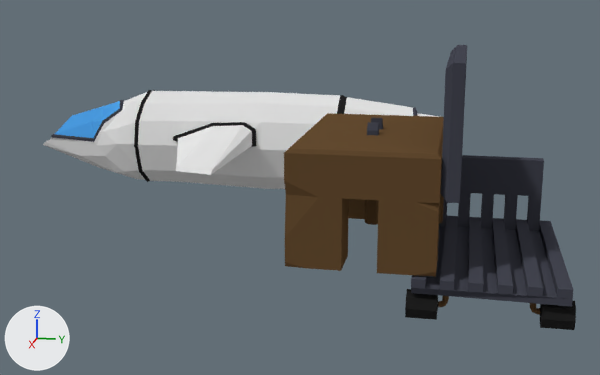
Before and after pictures for a commit that changed the Blender file Blender/Scene/Space.blend.
Before and after are seen from a camera (50 mm lens) standing at (15.04, 1.61, 3.86) and looking at (-5.7, -2.54, -1.33). Arrows for +X, +Y and +Z are at lower left; the lights stay in place.

The scene before the commit, as lines of its bpy script (objects in view):
```python
ob_hammer = bpy.data.objects.new('Hammer', me_cube_018)
ob_hammer.location = (0.0, 0.0, 0.0)
ob_hautchariot = bpy.data.objects.new('HautChariot', me_cube_002)
ob_hautchariot.location = (0.03, 2.14, -0.94)
ob_key = bpy.data.objects.new('Key', me_cube_019)
ob_key.location = (0.0, 0.0, 0.0)
ob_poignéechariot = bpy.data.objects.new('PoignéeChariot', me_cube_004)
ob_poignéechariot.location = (-1.828, 2.138, -0.278)
ob_poignéechariot.rotation_euler = (1.571, 0.0, 1.571)  # degrees (90, 0, 90)
ob_roues = bpy.data.objects.new('Roues', me_cylinder_020)
ob_roues.location = (-1.59, 1.28, -1.36)
ob_roues.rotation_euler = (1.571, 0.0, 0.0)  # degrees (90, 0, 0)
ob_roues_002 = bpy.data.objects.new('Roues.002', me_cylinder_025)
ob_roues_002.location = (-1.59, 1.28, -1.36)
ob_roues_002.rotation_euler = (1.571, 0.0, 0.0)  # degrees (90, 0, 0)
ob_wheelsupport = bpy.data.objects.new('WheelSupport', me_cylinder_001)
ob_wheelsupport.location = (-1.58, 1.44, -1.05)
ob_wheelsupport.rotation_euler = (1.571, 0.0, 0.0)  # degrees (90, 0, 0)
ob_wheelsupport_002 = bpy.data.objects.new('WheelSupport.002', me_cylinder_022)
ob_wheelsupport_002.location = (-1.58, 1.44, -1.05)
ob_wheelsupport_002.rotation_euler = (1.571, 0.0, 0.0)  # degrees (90, 0, 0)
# also in view: 'LeftWing' at (-5.09, -5.2, -0.24); 'PlaqueEtablit' at (-0.1, 1.43, 1.54); 'Reactor' at (-8.6, -0.33, -0.62); 'HautEtablit' at (-0.06, 0.0, 0.83); 'CockPit' at (-8.35, -9.26, -0.57)
```
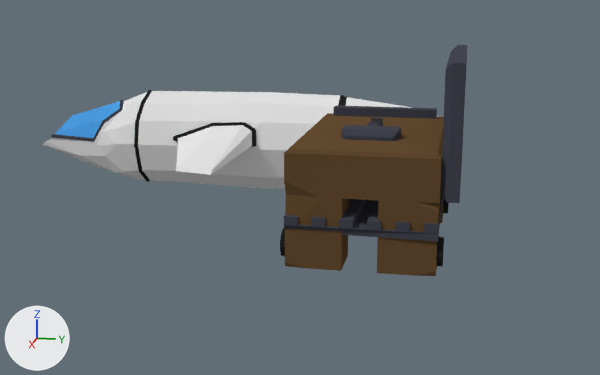
The change, as a diff of the scene's bpy script:
```diff
--- a/Blender/Scene/Space.blend.py
+++ b/Blender/Scene/Space.blend.py
@@ ob_hammer @@
 ob_hammer.location = (0.0, 0.0, 0.0)
-ob_hammer.hide_set(True)
@@ ob_hautchariot @@
 ob_hautchariot = bpy.data.objects.new('HautChariot', me_cube_002)
-ob_hautchariot.location = (0.03, 2.14, -0.94)
+ob_hautchariot.location = (0.0, 0.0, 0.0)
@@ ob_poignéechariot @@
 ob_poignéechariot = bpy.data.objects.new('PoignéeChariot', me_cube_004)
+ob_poignéechariot.parent = ob_hautchariot
+ob_poignéechariot.matrix_parent_inverse = Matrix(((1.0, 0.0, 0.0, -0.0294), (0.0, 1.0, 0.0, -2.14), (0.0, 0.0, 1.0, 0.94), (0.0, 0.0, 0.0, 1.0)))
 ob_poignéechariot.location = (-1.828, 2.138, -0.278)
@@ ob_wheelsupport @@
-ob_wheelsupport = bpy.data.objects.new('WheelSupport', me_cylinder_001)
@@ ob_roues @@
-ob_roues = bpy.data.objects.new('Roues', me_cylinder_020)
@@ ob_wheelsupport_002 @@
-ob_wheelsupport_002 = bpy.data.objects.new('WheelSupport.002', me_cylinder_022)
@@ ob_roues_002 @@
-ob_roues_002 = bpy.data.objects.new('Roues.002', me_cylinder_025)
@@ ob_roue_bl @@
+ob_roue_bl = bpy.data.objects.new('Roue_BL', me_cylinder_026_1)  # 18 vertices, 24 faces; spans x -0.257..0.256, y -0.256..0.256, z -0.257..0.272; in mat_caoutchoux (black #242424)
+ob_roue_bl.parent = ob_wheelsupport_bl
+ob_roue_bl.location = (-1.647, 3.241, -1.406)
+ob_roue_bl.rotation_euler = (1.571, 0.0, 0.0)  # degrees (90, 0, 0)
@@ ob_wheelsupport_bl @@
+ob_wheelsupport_bl = bpy.data.objects.new('WheelSupport_BL', me_cylinder_023_1)  # 42 vertices, 48 faces; spans x -0.058..0.058, y -0.415..0.0, z -0.124..0.058; in mat_wood (brown #664d32)
+ob_wheelsupport_bl.parent = ob_hautchariot
+ob_wheelsupport_bl.location = (-1.58, 2.845, -1.05)
+ob_wheelsupport_bl.rotation_euler = (1.571, 0.0, 0.0)  # degrees (90, 0, 0)
@@ ob_roue_fr @@
+ob_roue_fr = bpy.data.objects.new('Roue_FR', me_cylinder_025_1)  # 18 vertices, 24 faces; spans x -0.256..0.257, y -0.256..0.256, z -0.272..0.257; in mat_caoutchoux (black #242424)
+ob_roue_fr.parent = ob_wheelsupport_fr
+ob_roue_fr.location = (1.706, 1.04, -1.406)
+ob_roue_fr.rotation_euler = (1.571, 0.0, 0.0)  # degrees (90, 0, 0)
@@ ob_wheelsupport_fr @@
+ob_wheelsupport_fr = bpy.data.objects.new('WheelSupport_FR', me_cylinder_022_1)  # 42 vertices, 48 faces; spans x -0.058..0.058, y -0.415..0.0, z -0.058..0.124; in mat_wood (brown #664d32)
+ob_wheelsupport_fr.parent = ob_hautchariot
+ob_wheelsupport_fr.location = (1.639, 1.436, -1.05)
+ob_wheelsupport_fr.rotation_euler = (1.571, 0.0, 0.0)  # degrees (90, 0, 0)
@@ ob_roue_fl @@
+ob_roue_fl = bpy.data.objects.new('Roue_FL', me_cylinder_020_1)  # 18 vertices, 24 faces; spans x -0.256..0.257, y -0.256..0.256, z -0.257..0.272; in mat_caoutchoux (black #242424)
+ob_roue_fl.parent = ob_wheelsupport_fl
+ob_roue_fl.location = (1.706, 3.241, -1.406)
+ob_roue_fl.rotation_euler = (1.571, 0.0, 0.0)  # degrees (90, 0, 0)
@@ ob_wheelsupport_fl @@
+ob_wheelsupport_fl = bpy.data.objects.new('WheelSupport_FL', me_cylinder_001_1)  # 42 vertices, 48 faces; spans x -0.058..0.058, y -0.415..0.0, z -0.124..0.058; in mat_wood (brown #664d32)
+ob_wheelsupport_fl.parent = ob_hautchariot
+ob_wheelsupport_fl.location = (1.639, 2.845, -1.05)
+ob_wheelsupport_fl.rotation_euler = (1.571, 0.0, 0.0)  # degrees (90, 0, 0)
```

Pixel boxes (x1, y1, x2, y2) of what changed, in the pictures (600 x 375 px):
'HautChariot', moved: before (411, 216, 573, 307); after (284, 195, 443, 241)
'PoignéeChariot', moved: before (439, 155, 544, 231); after (333, 105, 437, 119)
'Hammer', shown: after (342, 125, 401, 201)
'Roues', deleted (black): before (540, 301, 576, 330)
'Roues.002', deleted (black): before (405, 289, 438, 320)
'Roue_FL', added: after (436, 237, 444, 267)
'Roue_FR', added: after (280, 228, 285, 256)
'WheelSupport.002', deleted: before (438, 296, 449, 307)
'WheelSupport', deleted: before (530, 303, 540, 315)
'Roue_BL', added: after (443, 198, 449, 213)
'Reactor', unchanged, covered by the edit: before (341, 96, 439, 117); after (342, 96, 439, 117)
